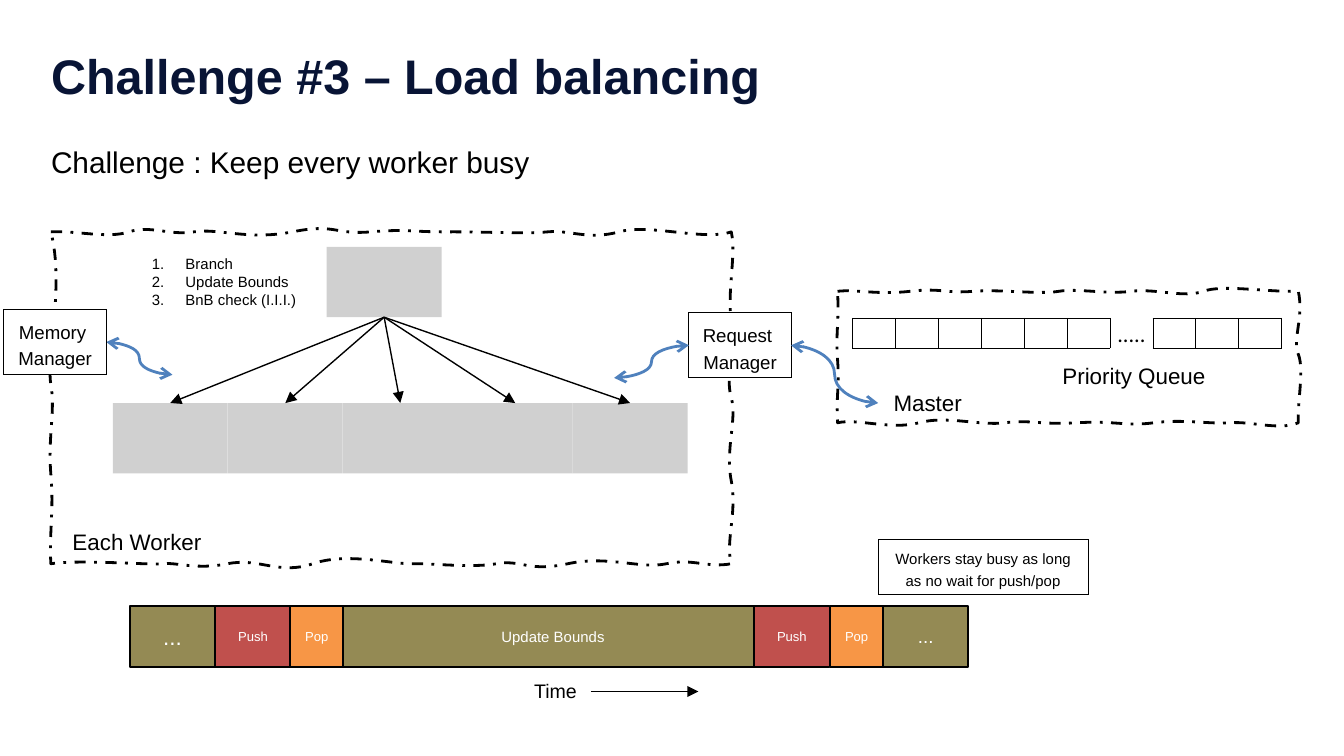
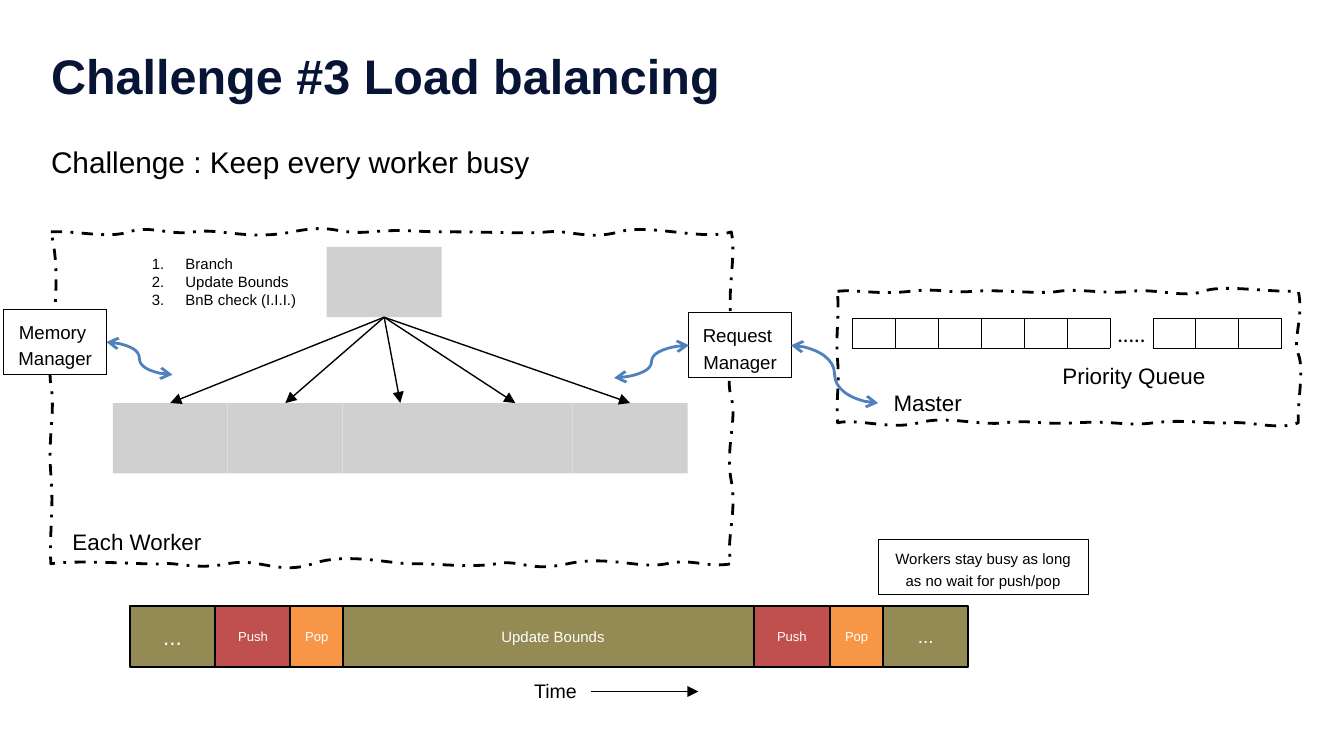
Before and after one commit to samiran-kawtikwar/samiran-kawtikwar.github.io, a slide deck: slide 26 of files/BNB-INFORMS24.pptx (slide 27 before the commit). Drawn at 1344x756 pixels with LibreOffice and Linux fonts; fonts in the diff are those of the drawing; grey boxes stand for pictures; background and template pictures are left out. Boxes give left, top, right and bottom in pixels: in the first picture for what was removed or moved away, otherwise in the second. Text is boxed around its words. In the diff, an @@ line names an element or a change of style, - is before the commit and + after.

```diff
--- a/files/BNB-INFORMS24.pptx
+++ b/files/BNB-INFORMS24.pptx
@@ title at [51,59,720,104]: text changed @@
-Challenge #3 – Load balancing
+Challenge #3 Load balancing
```
Also in this commit, not shown: 8 other slides changed, 1 slide removed.
